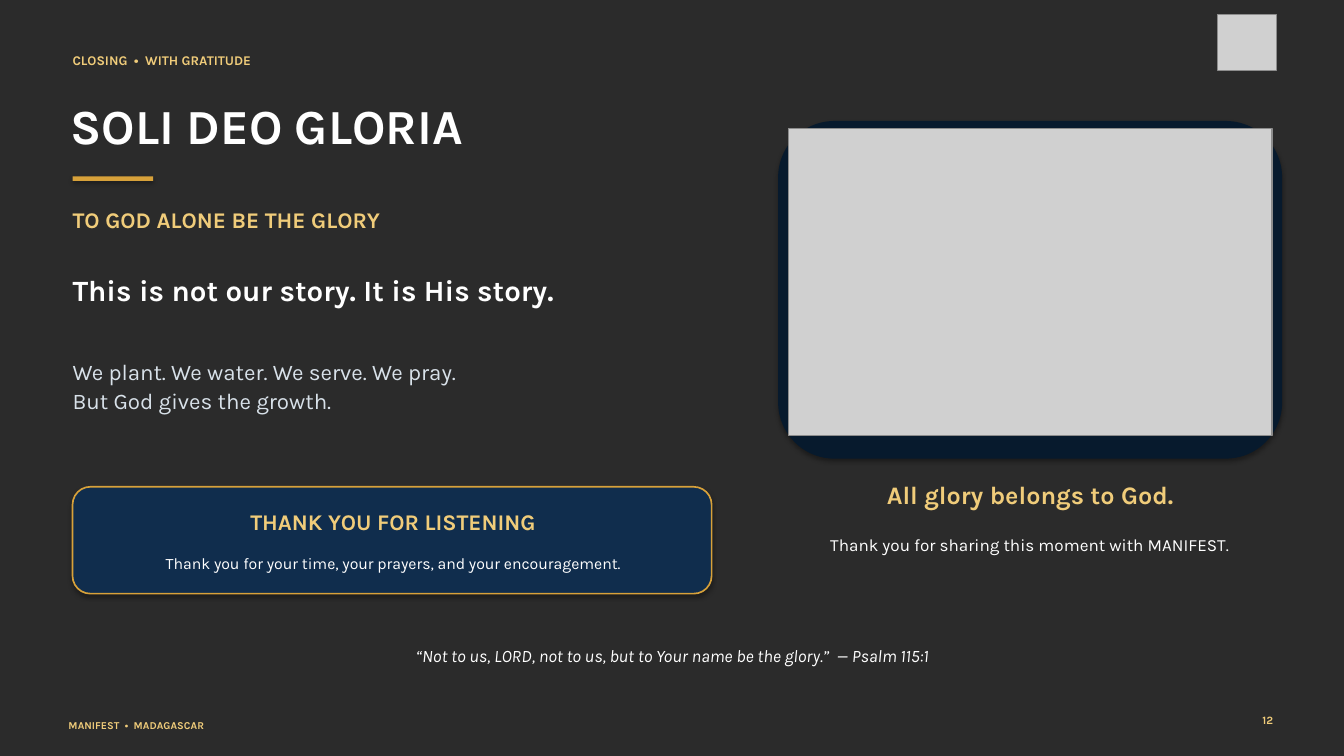
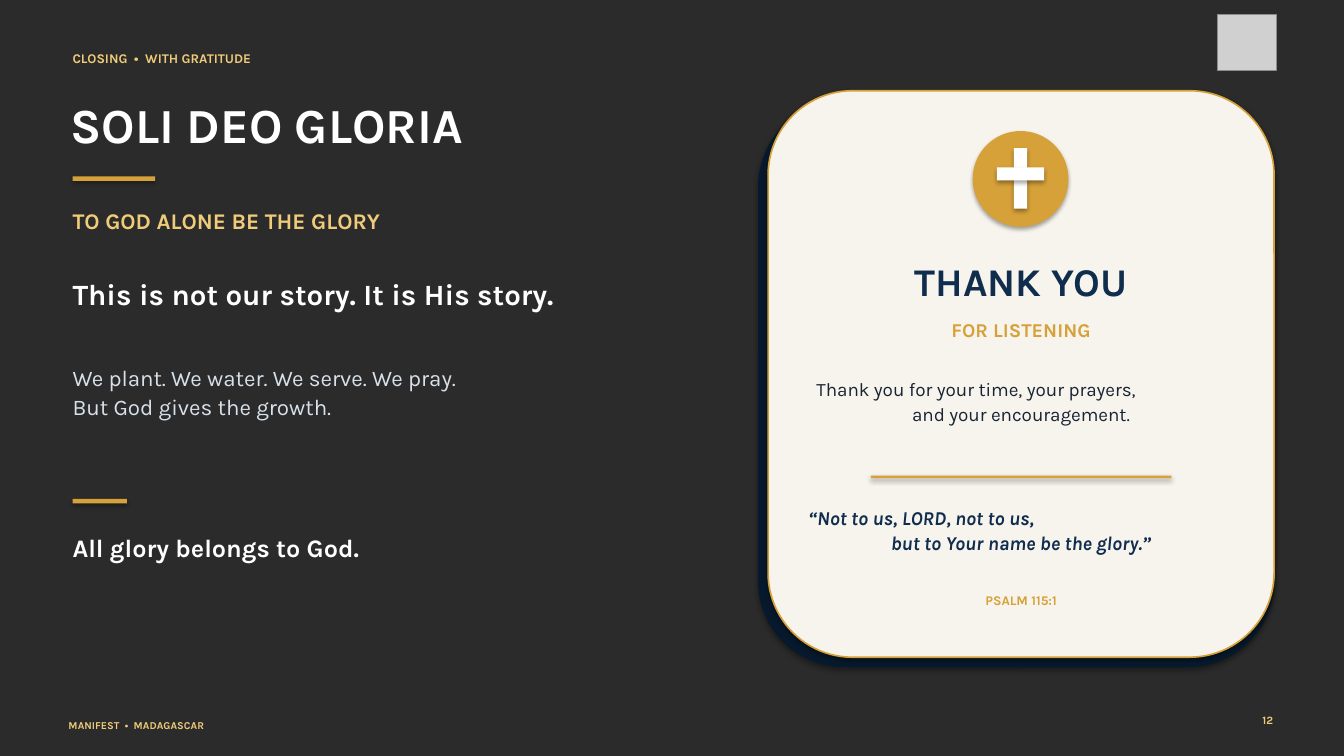
Before and after one commit to tianabizna-ctrl/MANIFEST-WEBSITE, a slide deck: slide 12 of POWER POINT MANIFEST-ELYSE.pptx. Drawn at 1344x756 pixels with LibreOffice and Linux fonts; fonts in the diff are those of the drawing; grey boxes stand for pictures; background and template pictures are left out; a plain dark background stands for a picture behind light text. Boxes give left, top, right and bottom in pixels: in the first picture for what was removed or moved away, otherwise in the second. Text is boxed around its words. In the diff, an @@ line names an element or a change of style, - is before the commit and + after.

Commit message:
Redesign closing slide without reference image

```diff
--- a/POWER POINT MANIFEST-ELYSE.pptx
+++ b/POWER POINT MANIFEST-ELYSE.pptx
@@ rounded rectangle resized from (x1=778, y1=121, x2=1282, y2=459) to (x1=758, y1=101, x2=1274, y2=667) @@
@@ rounded rectangle added at (x1=768, y1=91, x2=1274, y2=657), fill #F7F4EE, outline #D7A13A 1.2 pt @@
@@ picture removed at (x1=788, y1=129, x2=1272, y2=436) @@
@@ ellipse added at (x1=973, y1=131, x2=1069, y2=227), fill #D7A13A @@
@@ rectangle added at (x1=1014, y1=148, x2=1027, y2=209), fill #FFFFFF @@
@@ rectangle added at (x1=997, y1=167, x2=1045, y2=180), fill #FFFFFF @@
@@ text "This is not our story. ..." moved from (x1=73, y1=280, x2=553, y2=308) to (x1=73, y1=284, x2=553, y2=312) @@
@@ text at (x1=915, y1=270, x2=1127, y2=297): text changed; size 16 to 28 pt; text colour #F0CC7A to #102D4D @@
-THANK YOU FOR LISTENING
+THANK YOU
@@ text added at (x1=951, y1=324, x2=1091, y2=338), 14 pt, text #D7A13A, bold @@
+FOR LISTENING
@@ text "We plant. We water. We ..." moved from (x1=73, y1=364, x2=456, y2=415) to (x1=73, y1=370, x2=456, y2=421) @@
@@ text "Thank you for your time, ..." moved from (x1=166, y1=558, x2=621, y2=573) to (x1=816, y1=383, x2=1136, y2=426) @@
@@ text "Thank you for your time, ..." at (x1=816, y1=383, x2=1136, y2=426): size 11.3 to 13.5 pt, text colour #FFFFFF to #182431; line spacing 1 to 1.1 @@
@@ rectangle added at (x1=871, y1=476, x2=1172, y2=479), fill #D7A13A @@
@@ rounded rectangle removed at (x1=73, y1=487, x2=712, y2=594) @@
@@ rectangle added at (x1=73, y1=499, x2=127, y2=503), fill #D7A13A @@
@@ text "All glory belongs to God." moved from (x1=887, y1=486, x2=1173, y2=510) to (x1=73, y1=539, x2=359, y2=563) @@
@@ text "All glory belongs to God." at (x1=73, y1=539, x2=359, y2=563): text colour #F0CC7A to #FFFFFF; alignment centre to left @@
@@ text at (x1=808, y1=512, x2=1150, y2=555): text changed; size 12.5 to 14 pt; text colour #FFFFFF to #102D4D; bold on @@
-“Not to us, LORD, not to us, but to Your name be the glory.” — Psalm 115:1
+“Not to us, LORD, not to us,
+but to Your name be the glory.”
@@ text removed at (x1=830, y1=539, x2=1229, y2=555) @@
-Thank you for sharing this moment with MANIFEST.
@@ text added at (x1=985, y1=596, x2=1056, y2=605), 9.5 pt, text #D7A13A, bold @@
+PSALM 115:1
```
